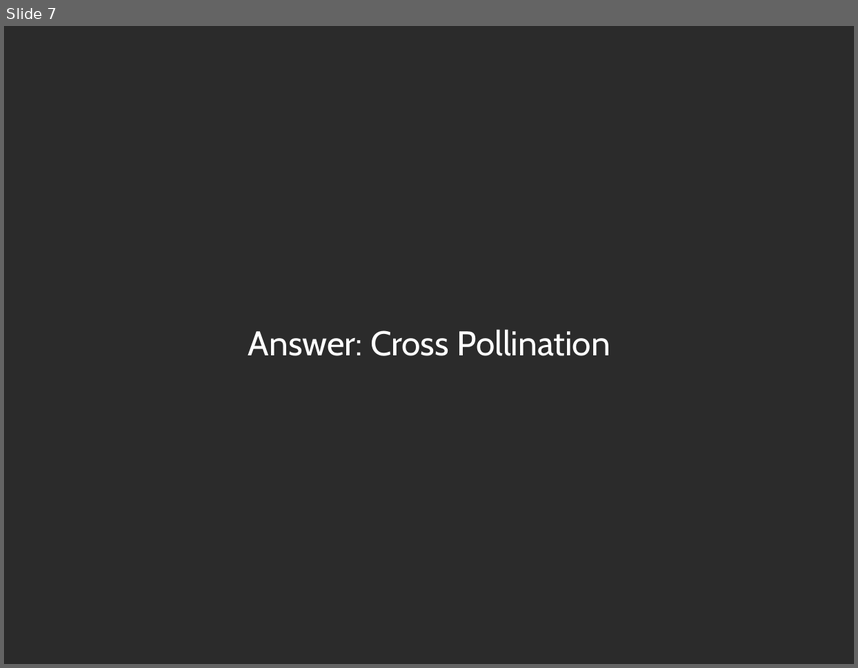
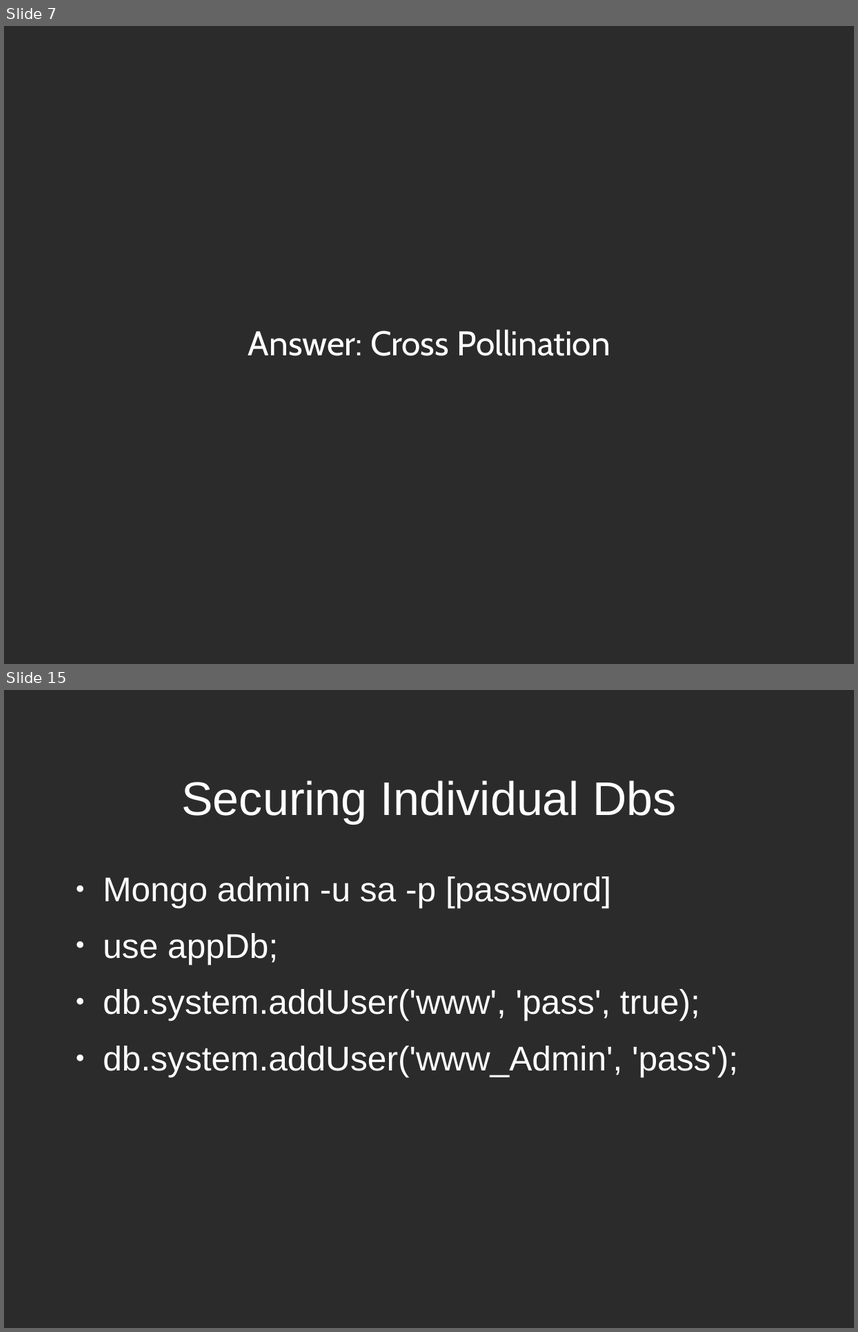
Before and after one commit to zippy1981/TalkMaterials, a slide deck: MongoMeetup/2010-July/Mongo Windows Administration for the Unix Programmer.odp. Shown one above the other, each under a label of ours: slide 7 before the commit, slides 7 and 15 after it; the slides between them are not shown. The pictures are 858x668 and 858x1332 pixels, drawn with LibreOffice and Linux fonts; fonts in the diff are those of the drawing; background and template pictures are left out; a plain dark background stands for a picture behind light text. Boxes give left, top, right and bottom in pixels: in the first picture for what was removed or moved away, otherwise in the second. Text is boxed around its words. In the diff, an @@ line names an element or a change of style, - is before the commit and + after.

```diff
--- a/MongoMeetup/2010-July/Mongo Windows Administration for the Unix Programmer.odp
+++ b/MongoMeetup/2010-July/Mongo Windows Administration for the Unix Programmer.odp
@@ slide 15 added at (x1=4, y1=690, x2=854, y2=1328), background picture (left out) @@
@@ title added at (x1=181, y1=780, x2=676, y2=823), 44 pt, text #FFFFFF @@
+Securing Individual Dbs
@@ text added at (x1=103, y1=876, x2=738, y2=1076), 32 pt, text #FFFFFF @@
+● Mongo admin -u sa -p [password]
+● use appDb;
+● db.system.addUser('www', 'pass', true);
+● db.system.addUser('www_Admin', 'pass');
```
Also in this commit, not shown: 11 slides changed, 12 other slides added.
